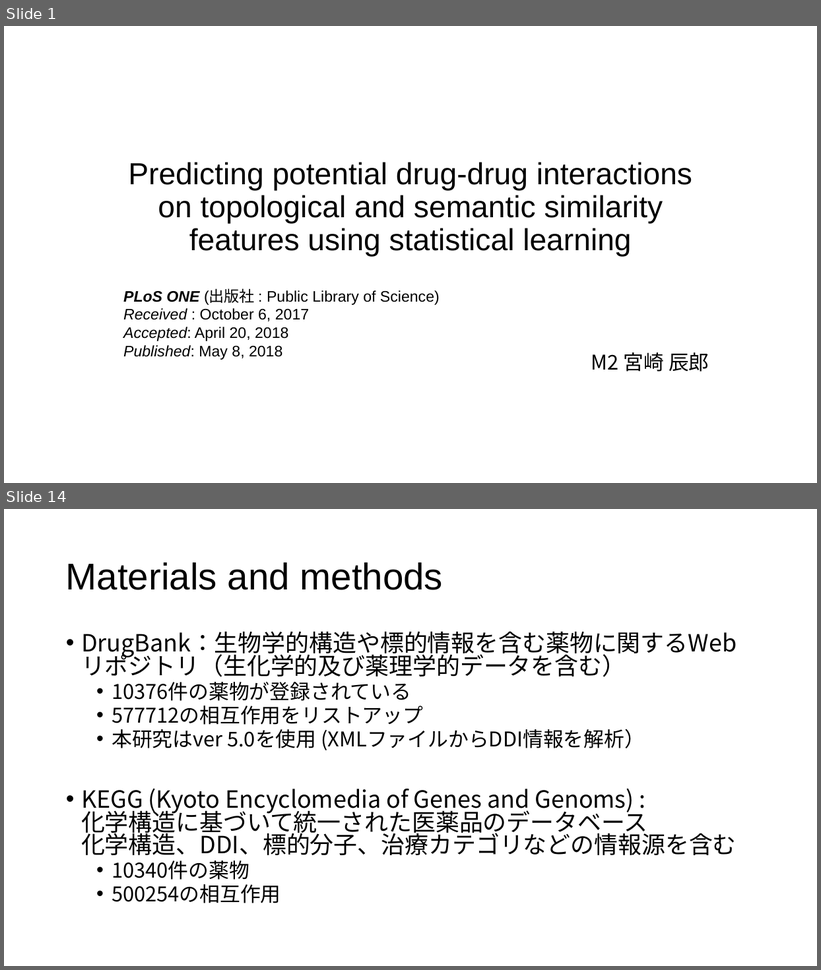
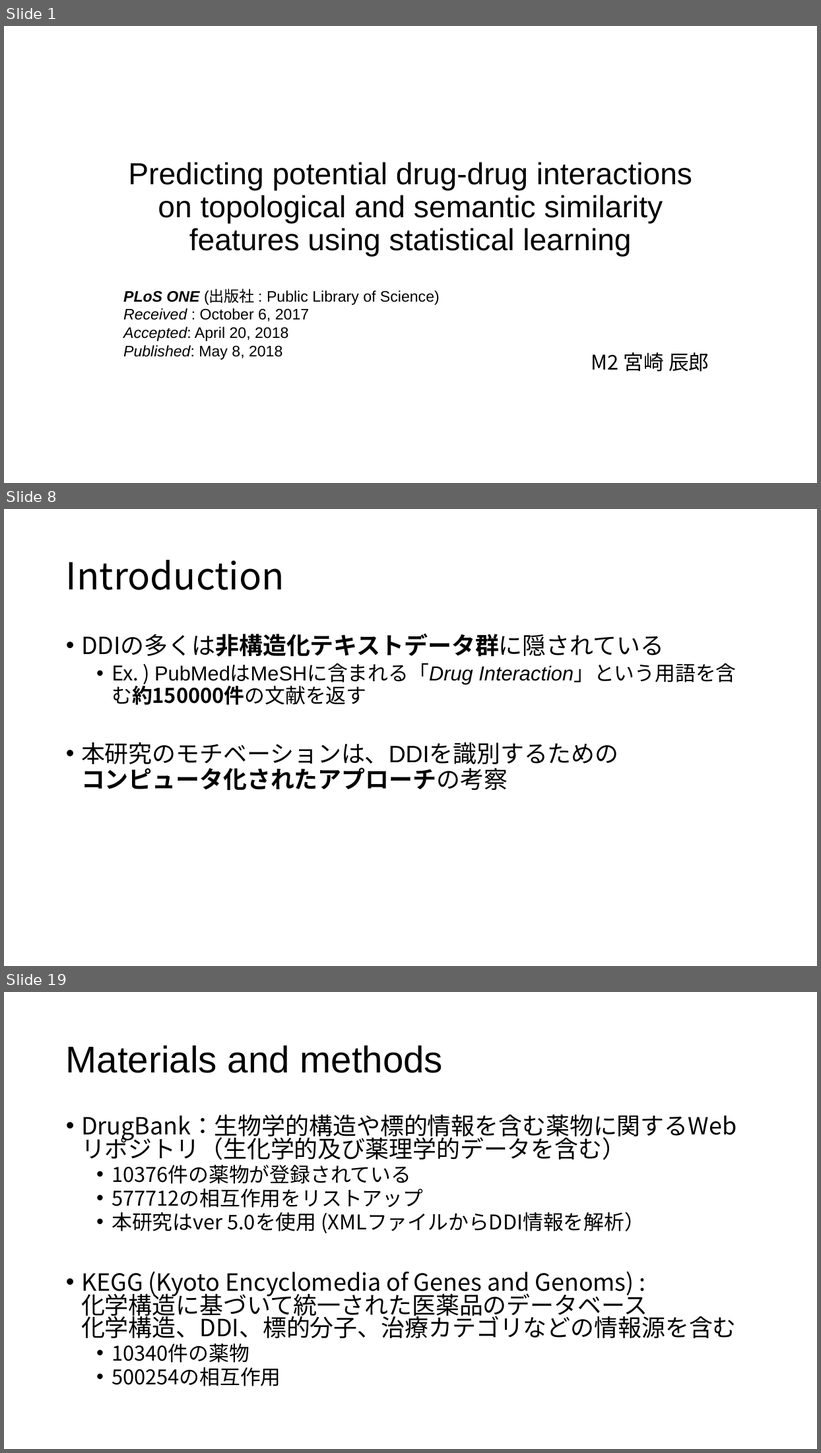
Before and after one commit to tsutarou10/variousFile, a slide deck: Predicting potential drug-drug interactions on topological and semantic similarity features using statistical learning.pptx. Shown one above the other, each under a label of ours: slides 1 and 14 before the commit, slides 1, 8 and 19 after it; the slides between them are not shown. The pictures are 821x970 and 821x1453 pixels, drawn with LibreOffice and Linux fonts; fonts in the diff are those of the drawing. Boxes give left, top, right and bottom in pixels: in the first picture for what was removed or moved away, otherwise in the second. Text is boxed around its words. In the diff, an @@ line names an element or a change of style, - is before the commit and + after.

```diff
--- a/Predicting potential drug-drug interactions on topological and semantic similarity features using statistical learning.pptx
+++ b/Predicting potential drug-drug interactions on topological and semantic similarity features using statistical learning.pptx
@@ slide 8 added at <box>4,509,817,966</box>, background #FFFFFF @@
@@ title added at <box>66,560,284,590</box>, 44 pt, text #000000 @@
+Introduction
@@ text added at <box>81,634,736,791</box>, 28 pt, text #000000 @@
+• DDIの多くは非構造化テキストデータ群に隠されている
+  • Ex. ) PubMedはMeSHに含まれる「Drug Interaction」という用語を含む約150000件の文献を返す
+• 本研究のモチベーションは、DDIを識別するための
+  コンピュータ化されたアプローチの考察
@@ what was slide 14 is now slide 19 @@
```
Also in this commit, not shown: 12 slides changed, 4 other slides added, 3 other files.
